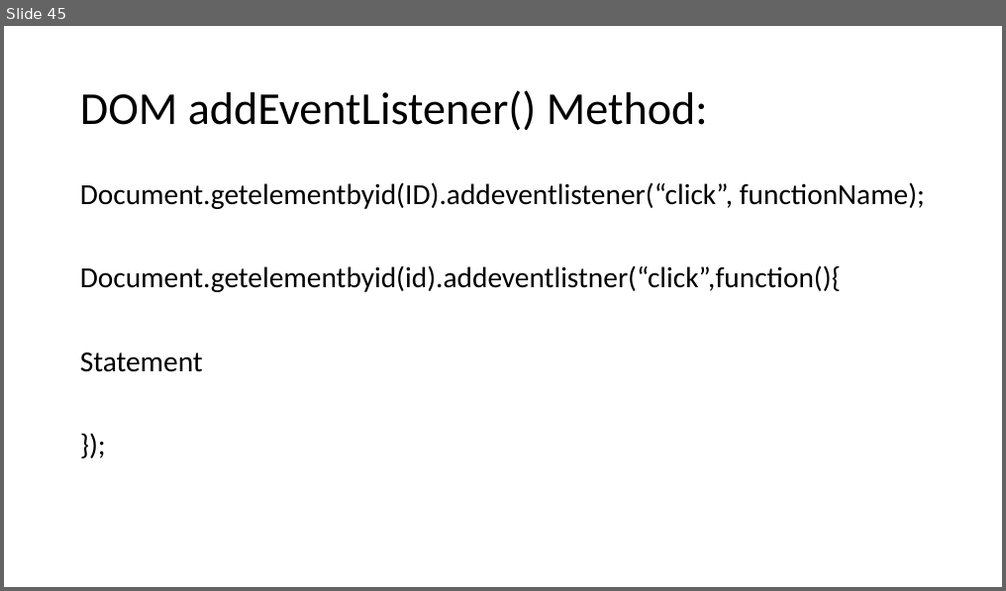
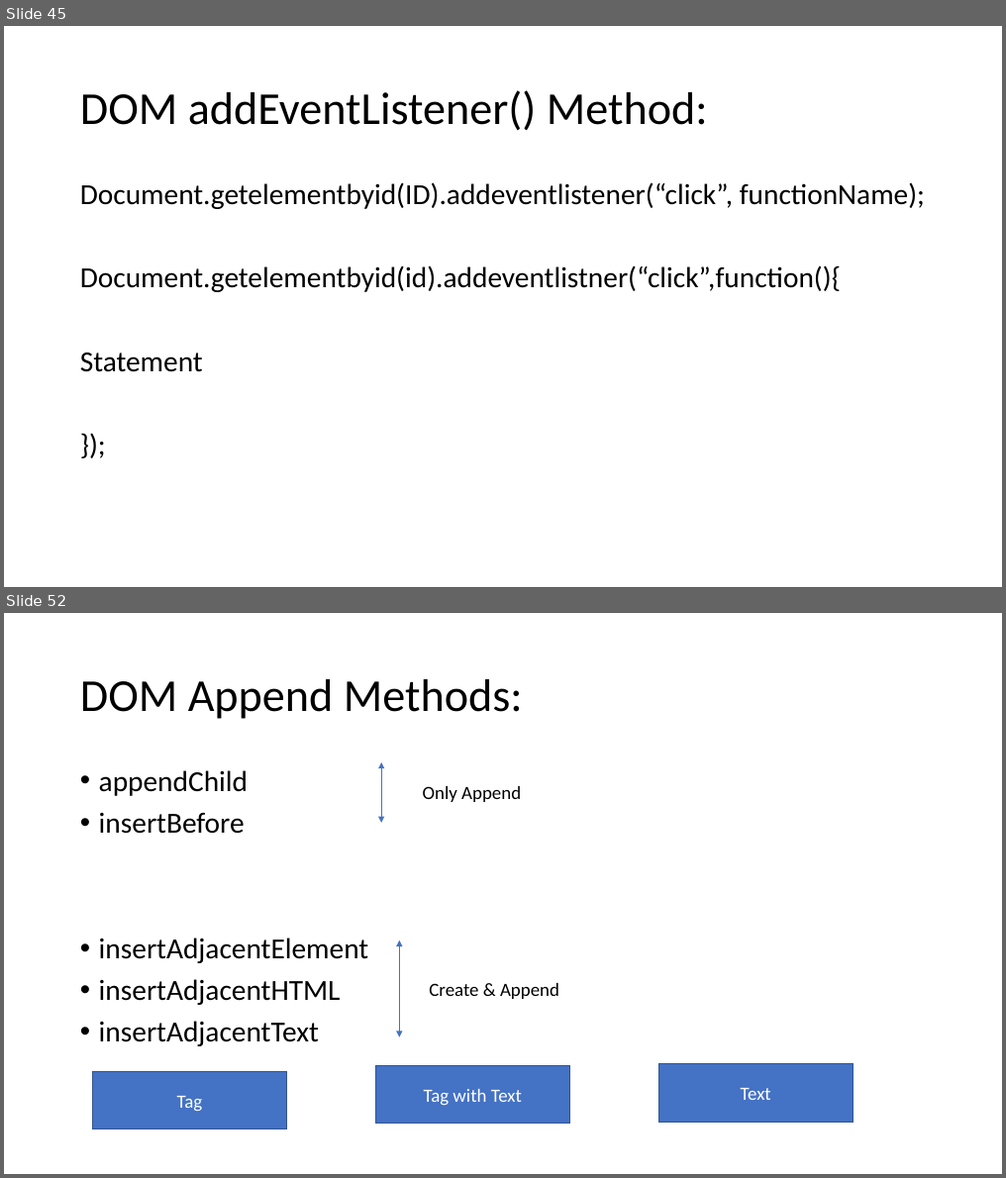
Before and after one commit to PiyushChaturvedii/batch03, a slide deck: JS Array Methods.pptx. Shown one above the other, each under a label of ours: slide 45 before the commit, slides 45 and 52 after it; the slides between them are not shown. The pictures are 1006x591 and 1006x1178 pixels, drawn with LibreOffice and Linux fonts; fonts in the diff are those of the drawing. Boxes give left, top, right and bottom in pixels: in the first picture for what was removed or moved away, otherwise in the second. Text is boxed around its words. In the diff, an @@ line names an element or a change of style, - is before the commit and + after.

```diff
--- a/JS Array Methods.pptx
+++ b/JS Array Methods.pptx
@@ slide 52 added at [4, 613, 1002, 1174], background #FFFFFF @@
@@ title added at [80, 679, 523, 719], 44 pt, text #000000 @@
+DOM Append Methods:
@@ text added at [99, 770, 368, 1047], 28 pt, text #000000 @@
+• appendChild
+• insertBefore
+• insertAdjacentElement
+• insertAdjacentHTML
+• insertAdjacentText
@@ double arrow added from (381, 762) to (381, 823), #4472C4 0.5 pt @@
@@ text added at [423, 786, 521, 802], 18 pt, text #000000 @@
+Only Append
@@ double arrow added from (399, 941) to (399, 1038), #4472C4 0.5 pt @@
@@ text added at [429, 983, 559, 999], 18 pt, text #000000 @@
+Create & Append
@@ rectangle added at [92, 1072, 286, 1131], fill #4472C4, outline #325491 1 pt, 18 pt, text #FFFFFF @@
+Tag
@@ rectangle added at [376, 1065, 570, 1124], fill #4472C4, outline #325491 1 pt, 18 pt, text #FFFFFF @@
+Tag with Text
@@ rectangle added at [659, 1064, 853, 1123], fill #4472C4, outline #325491 1 pt, 18 pt, text #FFFFFF @@
+Text
```
Also in this commit, not shown: 7 other slides added, 23 other files.
